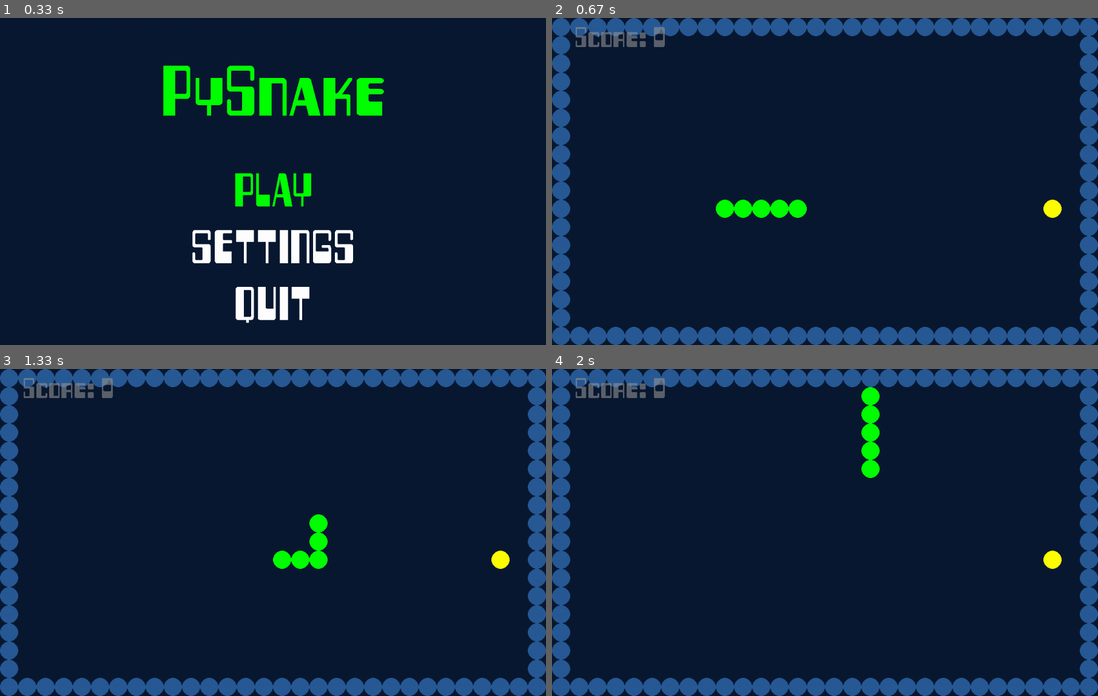
Above: before the commit, frames 1-4 (two rows, left to right).
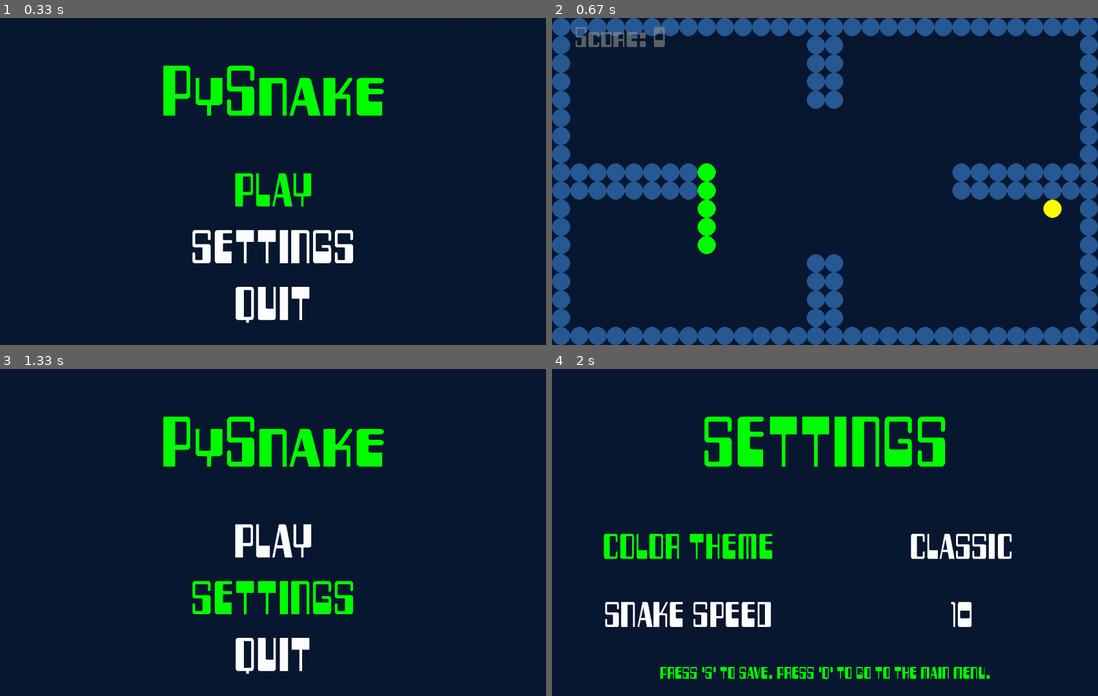
Above: after the commit, the same moments.

Repository: joaquinfontela/PyGame
Game: pygame game, started from Snake/src/main.py
Same seed, same stepped clock (60 frames per second), same inputs: the game is played once before the commit and once after it.
Inputs:
- Up to frame 1 (0.33 s): no input
- Up to frame 2 (0.67 s): tap Enter at 0.33 s
- Up to frame 3 (1.33 s): hold Up 0.67-1.13 s; hold Down from 1.17 s (still down)
- Up to frame 4 (2 s): release Down at 1.63 s; tap Enter at 1.67 s

Frame 1 is identical in both runs. In frame 2, 7.9% of the frame differs, in the area x 3-97%, y 5-95%; in frame 3, 21%; in frame 4, 23%, in the area x 0-100%, y 0-100%.

Commit message:
all levels added

Diff:
--- a/Snake/src/Game.py
+++ b/Snake/src/Game.py
@@ -8,7 +8,7 @@
 from SnakeUtils.Direction.DownDirection import DownDirection
 from random import randrange
 from TextFormatter.TextFormatter import TextFormatter
-from LevelWalls import LevelWalls
+from LevelConfiguration import LevelConfiguration
 import MainMenu
 
 CIRCLE_RADIUS = CONFIGS["circle_diameter"]/2
@@ -47,13 +47,14 @@
         '''
         pygame.mixer.init()
         self.window = window
-        self.walls = LevelWalls().getLevelWalls(self.window, level)
+        self.walls = LevelConfiguration(
+            self.window, level).getLevelWalls()
         self.window.screen.fill(BACKGROUND_COLOR)
         self.moves = 0
         self.open = True
         self.score = 0
         self.snake = Snake(
-            self.window, (int(CIRCLE_RADIUS * 21), int(CIRCLE_RADIUS * 21)), self.walls)
+            self.window, LevelConfiguration(self.window, level).getInitialPosAndDirection(), self.walls)
         self._setRandomFoodPosition()
         self.changedDirection = False
         self.specialFoodPosition = None
--- /dev/null
+++ b/Snake/src/LevelConfiguration.py
@@ -0,0 +1,100 @@
+from pygame.constants import SYSTEM_CURSOR_SIZENWSE
+from Config.configParser import CONFIGS
+from SnakeUtils.Direction.Direction import Direction
+from SnakeUtils.Direction.RightDirection import RightDirection
+from SnakeUtils.Direction.DownDirection import DownDirection
+
+CIRCLE_DIAMETER = CONFIGS["circle_diameter"]
+CIRCLE_RADIUS = int(CIRCLE_DIAMETER/2)
+
+
+class LevelConfiguration:
+
+    def __init__(self, window, level):
+        self.window = window
+        self.level = level
+
+    def getLevelWalls(self):
+        if self.level == 1:
+            return []
+        elif self.level == 2:
+            return self._getLevel2Walls()
+        elif self.level == 3:
+            return self._getLevel3Walls()
+        elif self.level == 4:
+            return self._getLevel4Walls()
+        elif self.level == 5:
+            return self._getLevel5Walls()
+        else:
+            raise Exception()
+
+    def getInitialPosAndDirection(self):
+        screenWidth, screenHeight = self.window.getDimensions()
+        if self.level in (1, 2):
+            pos = [int(CIRCLE_RADIUS * 21), int(CIRCLE_RADIUS * 21)]
+            return [[pos[0], pos[1]], [pos[0] - CIRCLE_DIAMETER, pos[1]],
+                    [pos[0] - 2 * CIRCLE_DIAMETER, pos[1]
+                     ], [pos[0] - 3 * CIRCLE_DIAMETER, pos[1]],
+                    [pos[0] - 4 * CIRCLE_DIAMETER, pos[1]]], Direction(self.window, RightDirection())
+        if self.level in (3, 4, 5):
+            pos = [int(screenWidth/4) + CIRCLE_DIAMETER,
+                   int(screenHeight/2) + CIRCLE_DIAMETER/2]
+            return [[pos[0], pos[1]], [pos[0], pos[1] - CIRCLE_DIAMETER],
+                    [pos[0], pos[1] - 2 * CIRCLE_DIAMETER
+                     ], [pos[0], pos[1] - 3 * CIRCLE_DIAMETER],
+                    [pos[0], pos[1] - 4 * CIRCLE_DIAMETER]], Direction(self.window, DownDirection())
+
+    def _getLevel2Walls(self):
+        walls = []
+        screenWidth, screenHeight = self.window.getDimensions()
+        for x in range(CIRCLE_RADIUS, screenWidth, CIRCLE_DIAMETER):
+            walls.append([x, CIRCLE_RADIUS])
+            walls.append([x, screenHeight - CIRCLE_RADIUS])
+        for y in range(CIRCLE_RADIUS * 3, screenHeight - CIRCLE_RADIUS * 3 + 1, CIRCLE_DIAMETER):
+            walls.append([CIRCLE_RADIUS, y])
+            walls.append([screenWidth - CIRCLE_RADIUS, y])
+        return walls
+
+    def _getLevel3Walls(self):
+        walls = []
+        screenWidth, screenHeight = self.window.getDimensions()
+        for x in range(CIRCLE_RADIUS, int(screenWidth/4) + 1, CIRCLE_DIAMETER):
+            walls.append([x, CIRCLE_RADIUS])
+            walls.append([x, screenHeight - CIRCLE_RADIUS])
+            walls.append([screenWidth - x, CIRCLE_RADIUS])
+            walls.append([screenWidth - x, screenHeight - CIRCLE_RADIUS])
+        for y in range(CIRCLE_RADIUS * 3, int(screenHeight/4) + 1, CIRCLE_DIAMETER):
+            walls.append([CIRCLE_RADIUS, y])
+            walls.append([CIRCLE_RADIUS, screenHeight - y])
+            walls.append([screenWidth - CIRCLE_RADIUS, y])
+            walls.append([screenWidth - CIRCLE_RADIUS, screenHeight - y])
+        for x in range(int(screenWidth/4) + 2 * CIRCLE_DIAMETER,
+                       3 * int(screenWidth/4) - 2 * CIRCLE_DIAMETER, CIRCLE_DIAMETER):
+            for y in range(int(screenHeight/4) + 2 * CIRCLE_DIAMETER,
+                           3 * int(screenHeight/4) - 2 * CIRCLE_DIAMETER, CIRCLE_DIAMETER):
+                walls.append([x, y])
+        return walls
+
+    def _getLevel4Walls(self):
+        walls = []
+        screenWidth, screenHeight = self.window.getDimensions()
+        for x in range(4 * CIRCLE_DIAMETER + CIRCLE_RADIUS,
+                       screenWidth - 4 * CIRCLE_DIAMETER - CIRCLE_RADIUS - 1, CIRCLE_DIAMETER * 5):
+            for y in range(int(screenHeight/6) + CIRCLE_RADIUS, 5 * int(screenHeight/6) + CIRCLE_RADIUS + 1, CIRCLE_DIAMETER):
+                walls.append([x, y])
+        return walls
+
+    def _getLevel5Walls(self):
+        screenWidth, screenHeight = self.window.getDimensions()
+        walls = self._getLevel2Walls()
+        for x in range(3 * CIRCLE_RADIUS, int(screenWidth/4) + CIRCLE_RADIUS + 1, CIRCLE_DIAMETER):
+            walls.append([x, screenHeight/2 - CIRCLE_RADIUS])
+            walls.append([x, screenHeight/2 + CIRCLE_RADIUS])
+            walls.append([screenWidth - x, screenHeight/2 - CIRCLE_RADIUS])
+            walls.append([screenWidth - x, screenHeight/2 + CIRCLE_RADIUS])
+        for y in range(3 * CIRCLE_RADIUS, int(screenHeight/4) + CIRCLE_RADIUS + 1, CIRCLE_DIAMETER):
+            walls.append([screenWidth/2 - CIRCLE_RADIUS, y])
+            walls.append([screenWidth/2 + CIRCLE_RADIUS, y])
+            walls.append([screenWidth/2 - CIRCLE_RADIUS, screenHeight - y])
+            walls.append([screenWidth/2 + CIRCLE_RADIUS, screenHeight - y])
+        return walls
--- a/Snake/src/LevelWalls.py
+++ /dev/null
@@ -1,25 +0,0 @@
-from Config.configParser import CONFIGS
-
-CIRCLE_DIAMETER = CONFIGS["circle_diameter"]
-CIRCLE_RADIUS = int(CIRCLE_DIAMETER/2)
-
-
-class LevelWalls:
-
-    def getLevelWalls(self, window, level):
-        self.window = window
-        if level == 1:
-            return []
-        elif level == 2:
-            return self._getLevel2Walls()
-
-    def _getLevel2Walls(self):
-        walls = []
-        screenWidth, screenHeight = self.window.getDimensions()
-        for x in range(CIRCLE_RADIUS, screenWidth, CIRCLE_DIAMETER):
-            walls.append([x, CIRCLE_RADIUS])
-            walls.append([x, screenHeight - CIRCLE_RADIUS])
-        for y in range(CIRCLE_RADIUS * 3, screenHeight - CIRCLE_RADIUS * 3 + 1, CIRCLE_DIAMETER):
-            walls.append([CIRCLE_RADIUS, y])
-            walls.append([screenWidth - CIRCLE_RADIUS, y])
-        return walls
--- a/Snake/src/MainMenu.py
+++ b/Snake/src/MainMenu.py
@@ -76,7 +76,7 @@
                         if self.buttonSelected % 3 == 1:
                             pygame.mixer.Sound.play(
                                 SELECT_START_GAME_SOUND)
-                            Game.Game(self.window, 2)
+                            Game.Game(self.window, 5)
                         elif self.buttonSelected % 3 == 2:
                             pygame.mixer.Sound.play(
                                 SELECT_OPTION_SOUND)
--- a/Snake/src/Snake.py
+++ b/Snake/src/Snake.py
@@ -1,7 +1,5 @@
-from SnakeUtils.Direction.Direction import Direction
 import pygame
 from Config.configParser import CONFIGS
-from SnakeUtils.Direction.RightDirection import RightDirection
 
 CIRCLE_DIAMETER = CONFIGS["circle_diameter"]
 
@@ -13,11 +11,10 @@
 
     def __init__(self, window, pos, walls):
         self.window = window
-        self.body = [[pos[0], pos[1]], [pos[0] - CIRCLE_DIAMETER, pos[1]],
-                     [pos[0] - 2 * CIRCLE_DIAMETER, pos[1]
-                      ], [pos[0] - 3 * CIRCLE_DIAMETER, pos[1]],
-                     [pos[0] - 4 * CIRCLE_DIAMETER, pos[1]]]
-        self.direction = Direction(self.window, RightDirection())
+        bodyPos = pos[0]
+        direction = pos[1]
+        self.body = bodyPos
+        self.direction = direction
         self.mapWalls = walls
 
     def moveForward(self):
